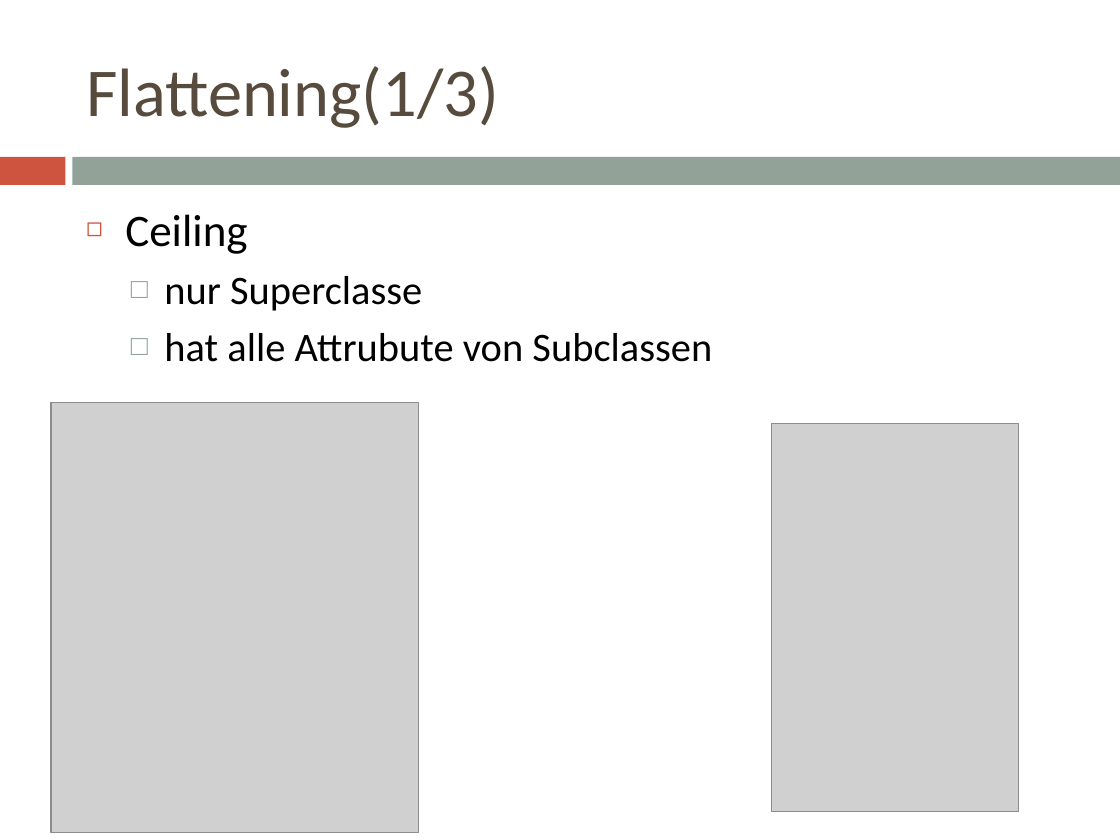
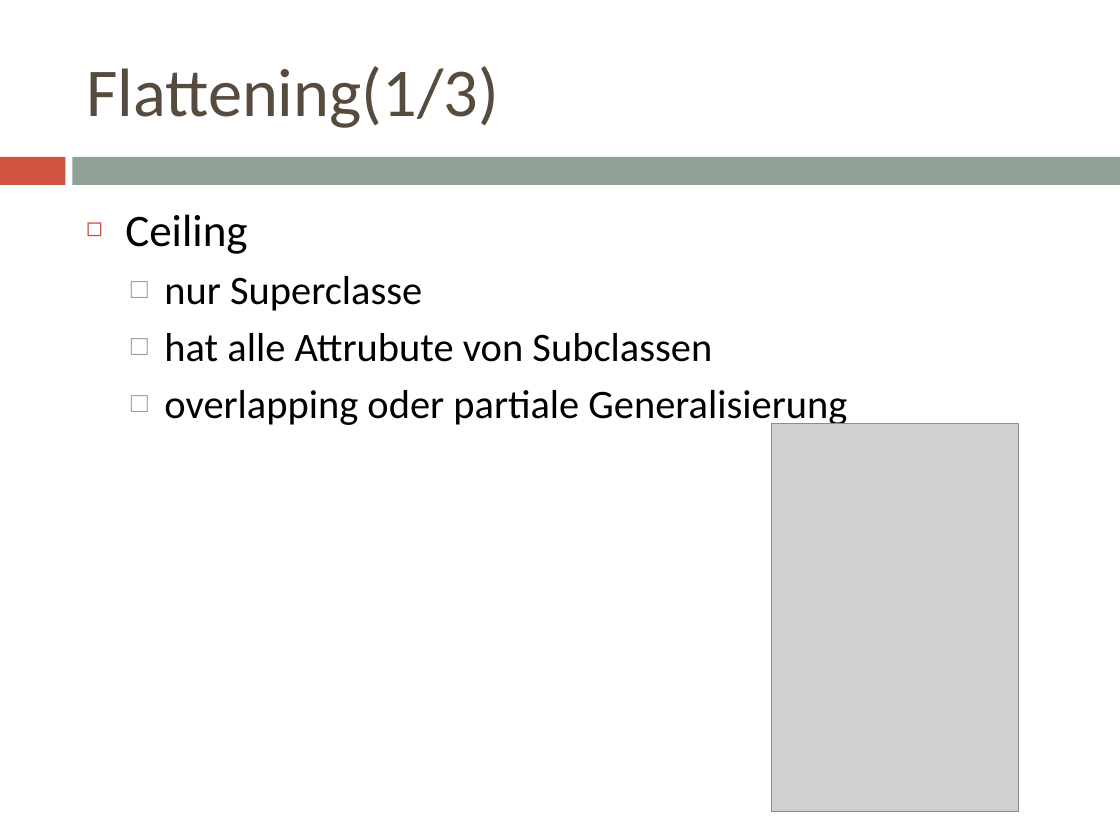
Before and after one commit to bugxd/DBTech, a slide deck: slide 25 of Assignment_4.pptx. Drawn at 1120x840 pixels with LibreOffice and Linux fonts; fonts in the diff are those of the drawing; grey boxes stand for pictures. Boxes give left, top, right and bottom in pixels: in the first picture for what was removed or moved away, otherwise in the second. Text is boxed around its words. In the diff, an @@ line names an element or a change of style, - is before the commit and + after.

```diff
--- a/Assignment_4.pptx
+++ b/Assignment_4.pptx
@@ picture removed at bbox=[52, 402, 419, 832] @@
@@ text at bbox=[164, 390, 847, 428]: paragraph added @@
+  □ overlapping oder partiale Generalisierung
```
Also in this commit, not shown: 1 other slide changed.
